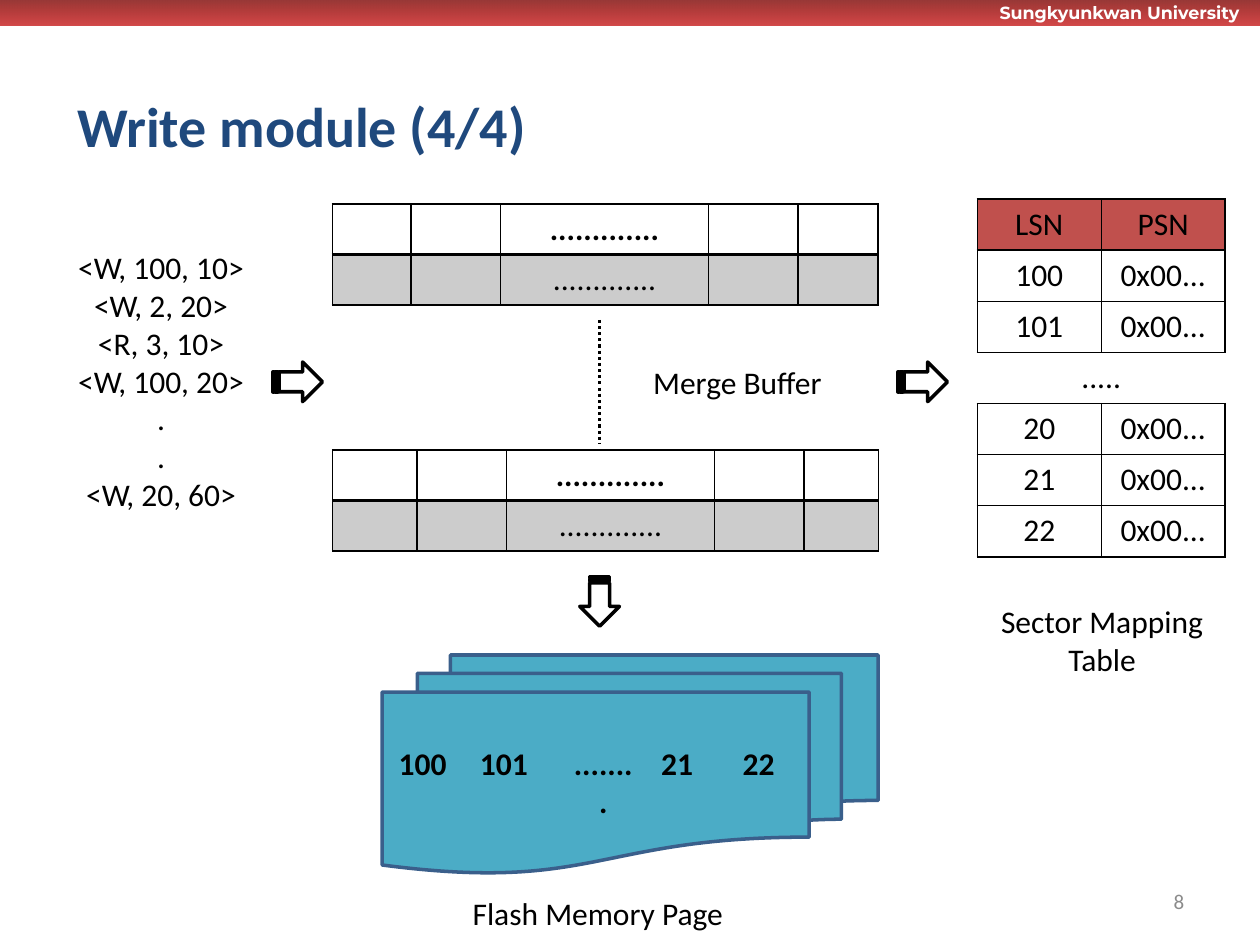
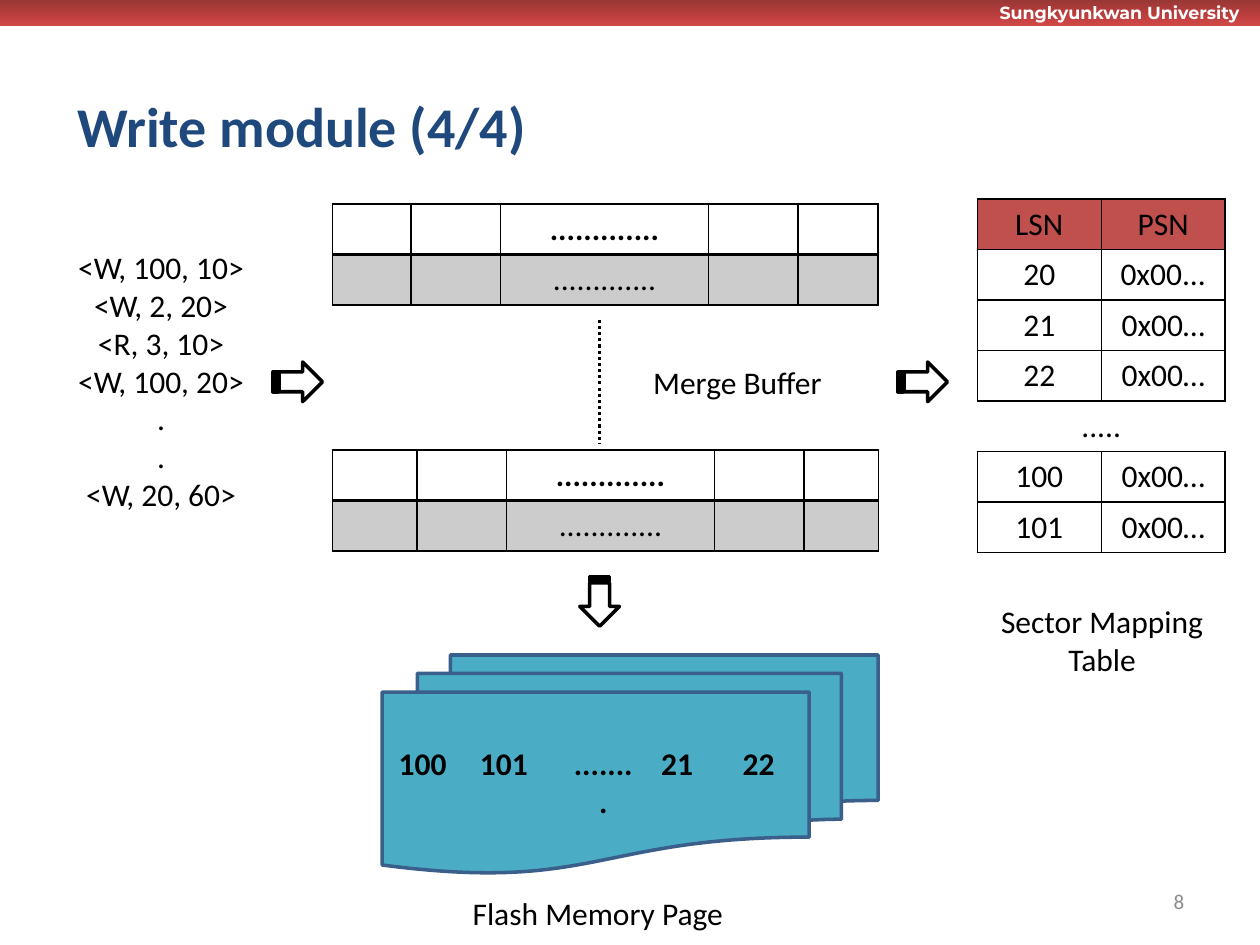
Before and after one commit to wurikiji/tutorial2-dev, a slide deck: slide 8 of docs/발표자료_주석.pptx. Drawn at 1260x945 pixels with LibreOffice and Linux fonts; fonts in the diff are those of the drawing; background and template pictures are left out. Boxes give left, top, right and bottom in pixels: in the first picture for what was removed or moved away, otherwise in the second. Text is boxed around its words. In the diff, an @@ line names an element or a change of style, - is before the commit and + after.

```diff
--- a/docs/발표자료_주석.pptx
+++ b/docs/발표자료_주석.pptx
@@ table at (978, 199, 1225, 552) @@
-row 2: 100 | 0x00...
-row 3: 101 | 0x00...
+row 2: 20 | 0x00...
+row 3: 21 | 0x00…
+row 4: 22 | 0x00…
-row 5: 20 | 0x00...
-row 6: 21 | 0x00...
-row 7: 22 | 0x00...
+row 6: 100 | 0x00…
+row 7: 101 | 0x00…
@@ borders changed @@
```
Also in this commit, not shown: 5 other slides changed, 1 slide added, 1 other file.
